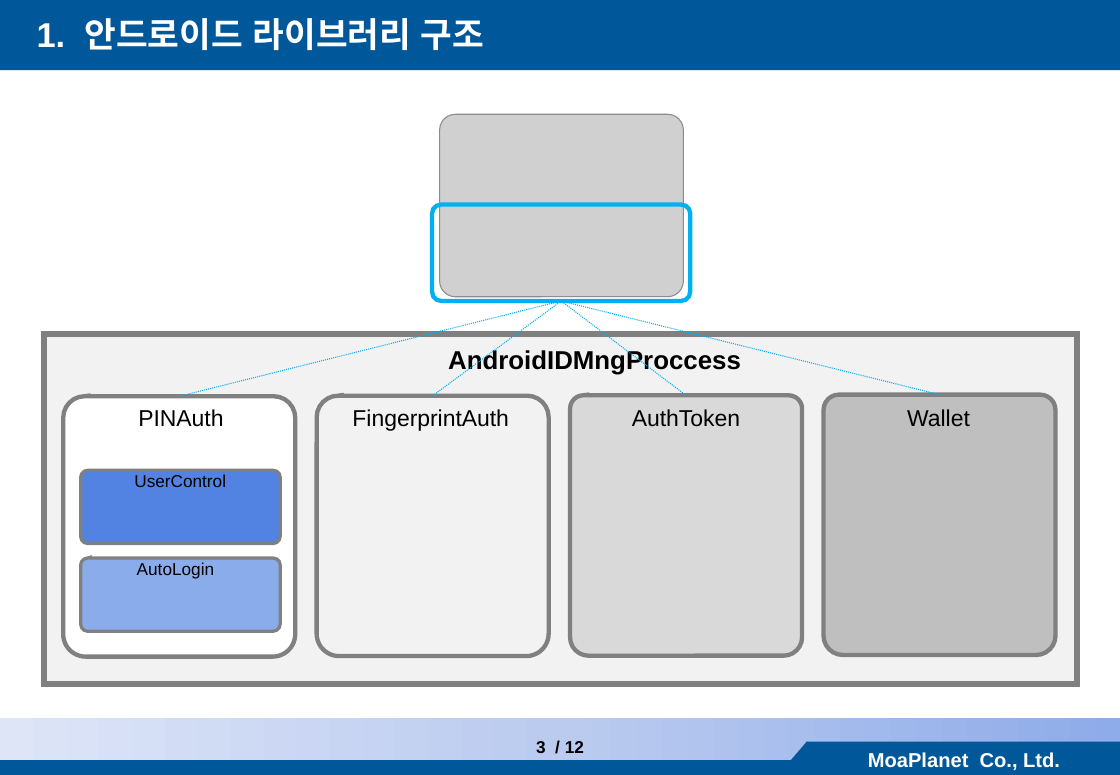
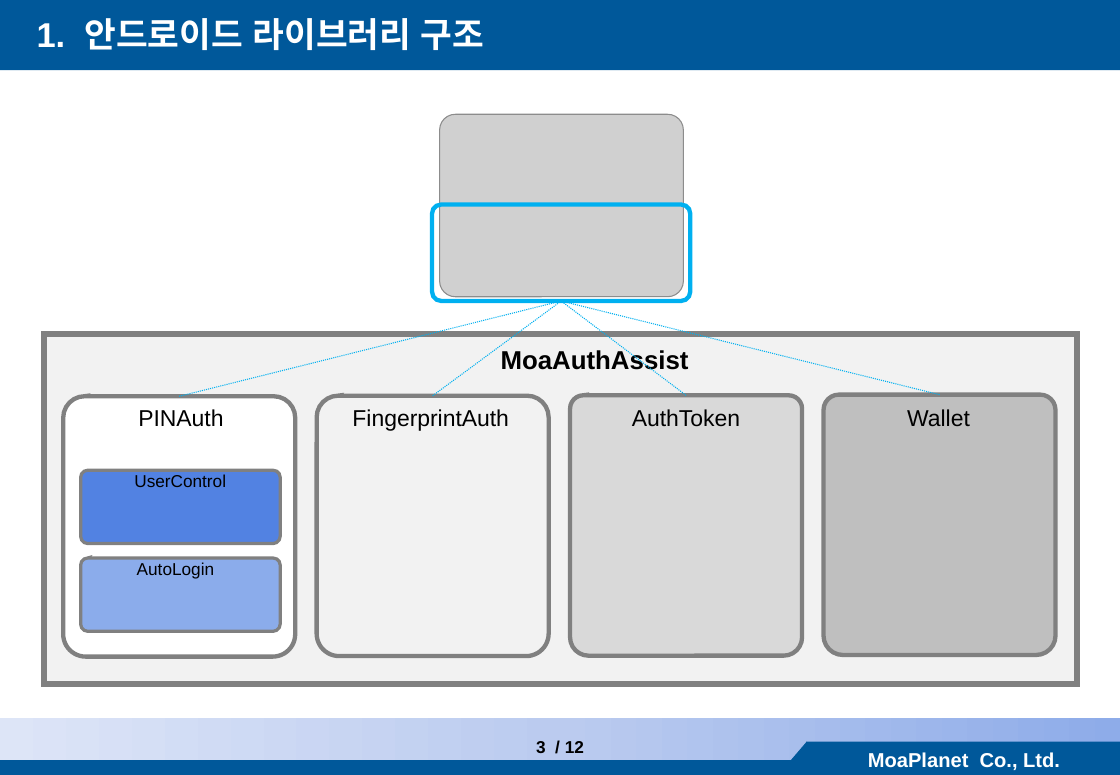
Before and after one commit to BeokBeok/AndroidCryptoStudy, a slide deck: slide 4 of MoaAndroidIDMng/doc/[모아플래닛] 안드로이드 인증 라이브러리 구조_2019_0325_v0.4.pptx. Drawn at 1120x775 pixels with LibreOffice and Linux fonts; fonts in the diff are those of the drawing; grey boxes stand for pictures. Boxes give left, top, right and bottom in pixels: in the first picture for what was removed or moved away, otherwise in the second. Text is boxed around its words. In the diff, an @@ line names an element or a change of style, - is before the commit and + after.

```diff
--- a/MoaAndroidIDMng/doc/[모아플래닛] 안드로이드 인증 라이브러리 구조_2019_0325_v0.4.pptx
+++ b/MoaAndroidIDMng/doc/[모아플래닛] 안드로이드 인증 라이브러리 구조_2019_0325_v0.4.pptx
@@ text at (x1=501, y1=349, x2=689, y2=376): text changed @@
-AndroidIDMngProccess
+MoaAuthAssist
```
Also in this commit, not shown: 1 other slide changed, 1 other file.
